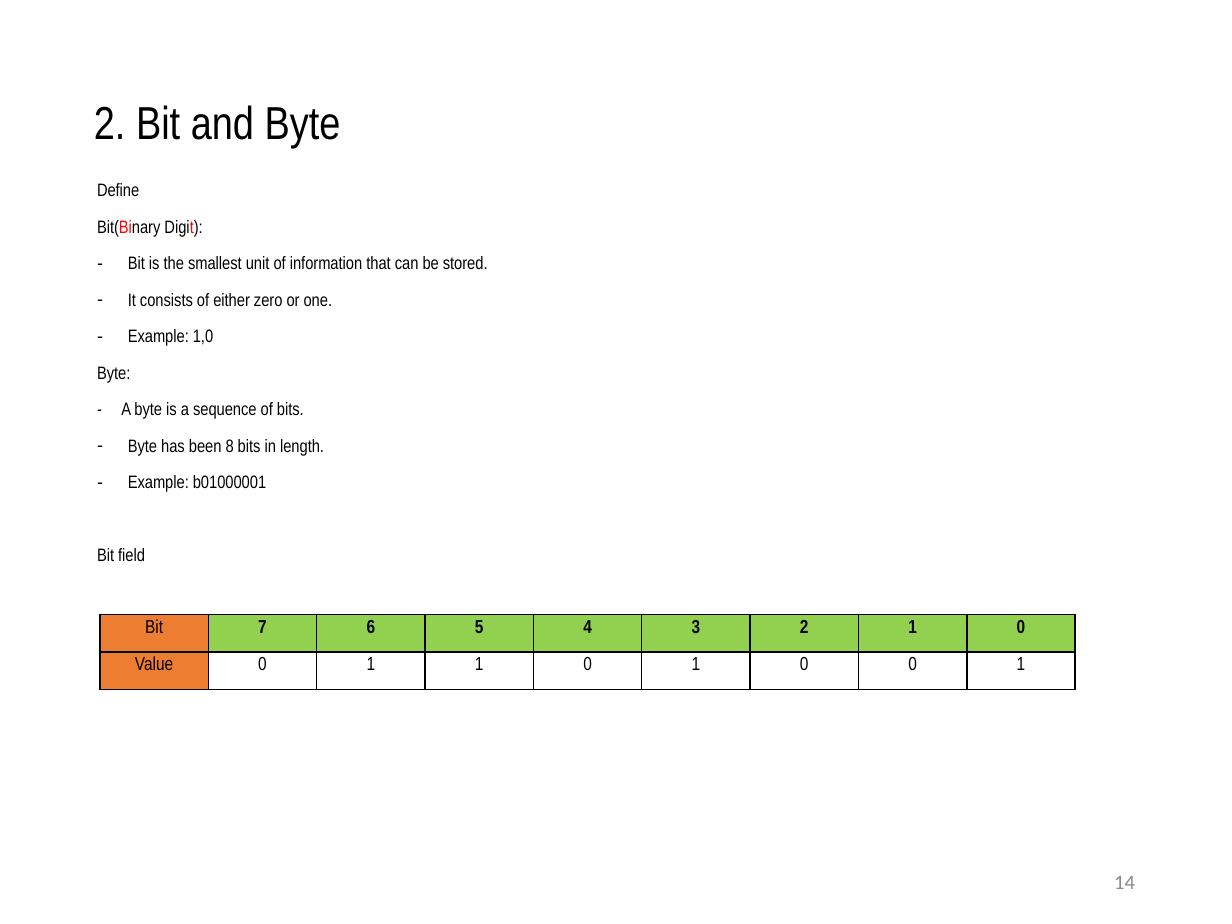
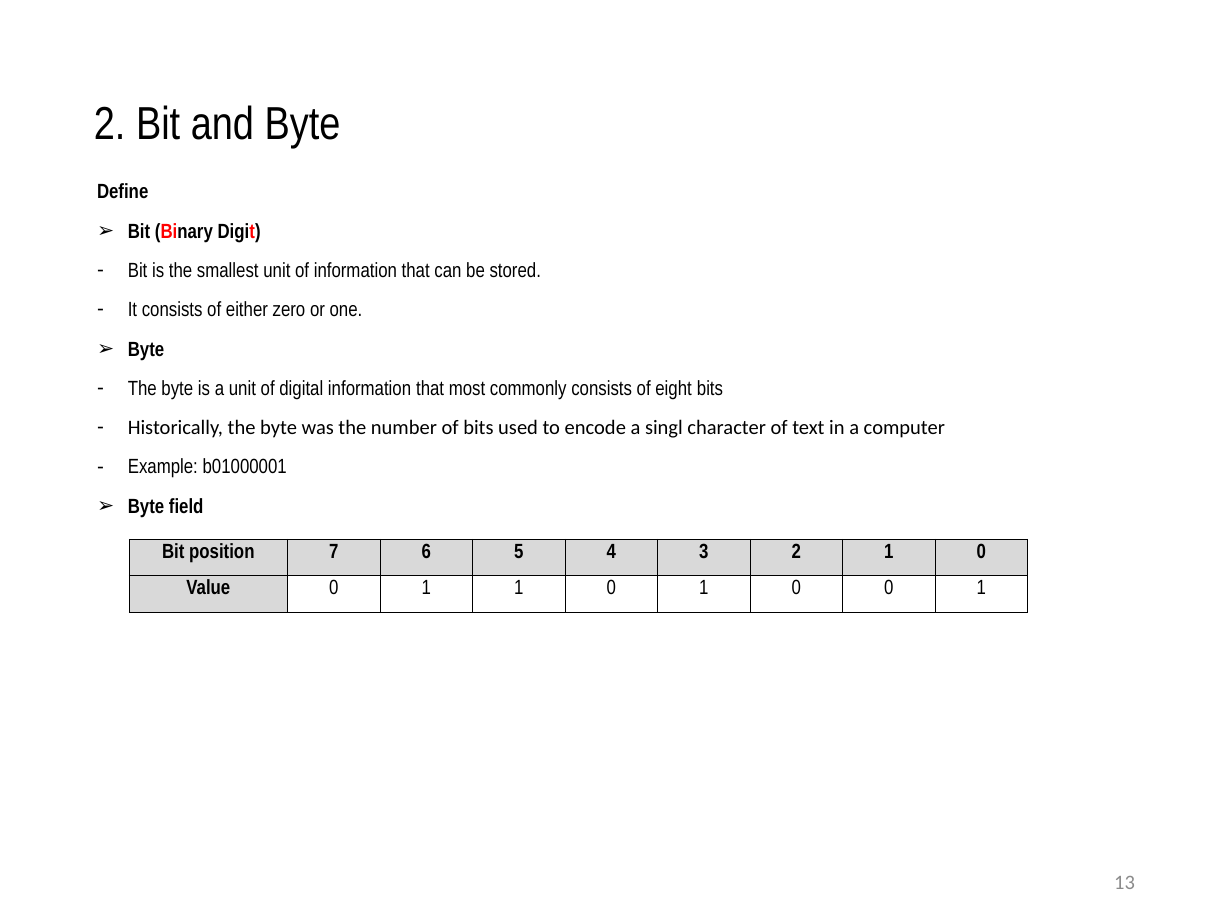
Before and after one commit to daoxuantruong/Demo, a slide deck: slide 13 of Numberic.pptx (slide 14 before the commit). Drawn at 1232x924 pixels with LibreOffice and Linux fonts; fonts in the diff are those of the drawing. Boxes give left, top, right and bottom in pixels: in the first picture for what was removed or moved away, otherwise in the second. Text is boxed around its words. In the diff, an @@ line names an element or a change of style, - is before the commit and + after.

```diff
--- a/Numberic.pptx
+++ b/Numberic.pptx
@@ text at bbox=[97, 183, 541, 478]: size 10.5 to 12 pt in "Define", "Bit is the smallest unit of information ...", "It consists of either zero or one.", "Example: b01000001"; bold on in "Define" @@
@@ text at bbox=[128, 223, 261, 242]: text changed; size 10.5 to 12 pt; bold on @@
-Bit(Binary Digit):
+➢ Bit (Binary Digit)
@@ text at bbox=[128, 342, 945, 438]: text changed; size 10.5 to 12 pt; font Arial Narrow to Calibri @@
-– Example: 1,0
-Byte:
-- A byte is a sequence of bits.
-– Byte has been 8 bits in length.
+➢ Byte
+– The byte is a unit of digital information that most commonly consists of eight bits
+– Historically, the byte was the number of bits used to encode a singl character of text in a computer
@@ text at bbox=[128, 498, 204, 517]: text changed; size 10.5 to 12 pt; bold on @@
-Bit field
+➢ Byte field
@@ table at bbox=[129, 540, 1026, 614] @@
-row 1, column 1: Bit
+row 1, column 1: Bit position
@@ fill #ED7D31 to #D9D9D9 in 2 cells @@
@@ fill #92D050 to #D9D9D9 in 8 cells @@
@@ size 11 to 12 pt in "7", "6", "5", "4" and 13 more places @@
@@ bold on in "Value" @@
@@ borders changed @@
@@ table: place and size @@
-table at bbox=[100, 615, 1076, 690]
+table at bbox=[129, 540, 1026, 614]
@@ page number at bbox=[1114, 876, 1135, 889]: text changed @@
-14
+13
```
Also in this commit, not shown: 10 other slides changed, 1 slide added, 2 slides removed.
